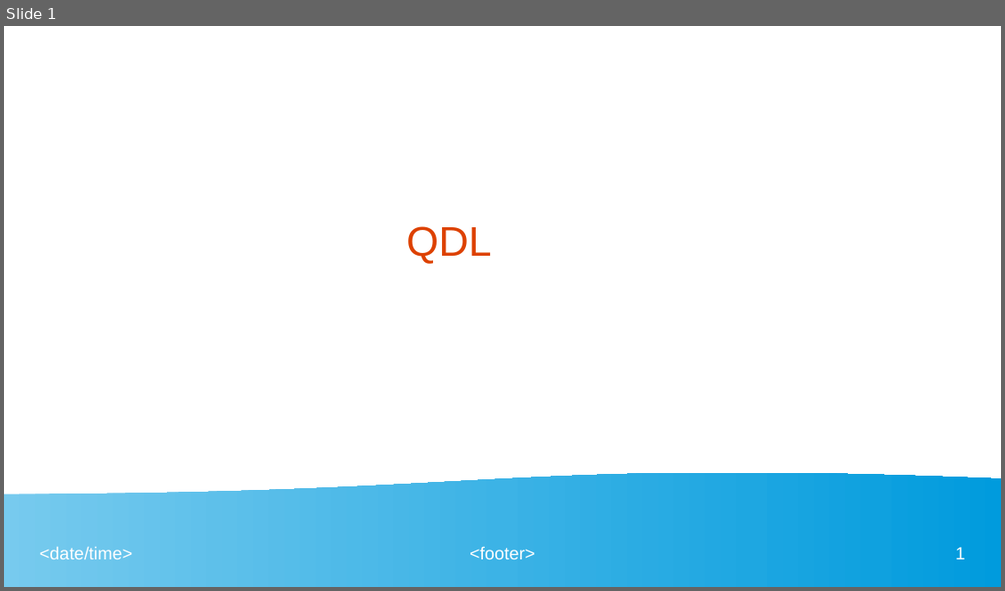
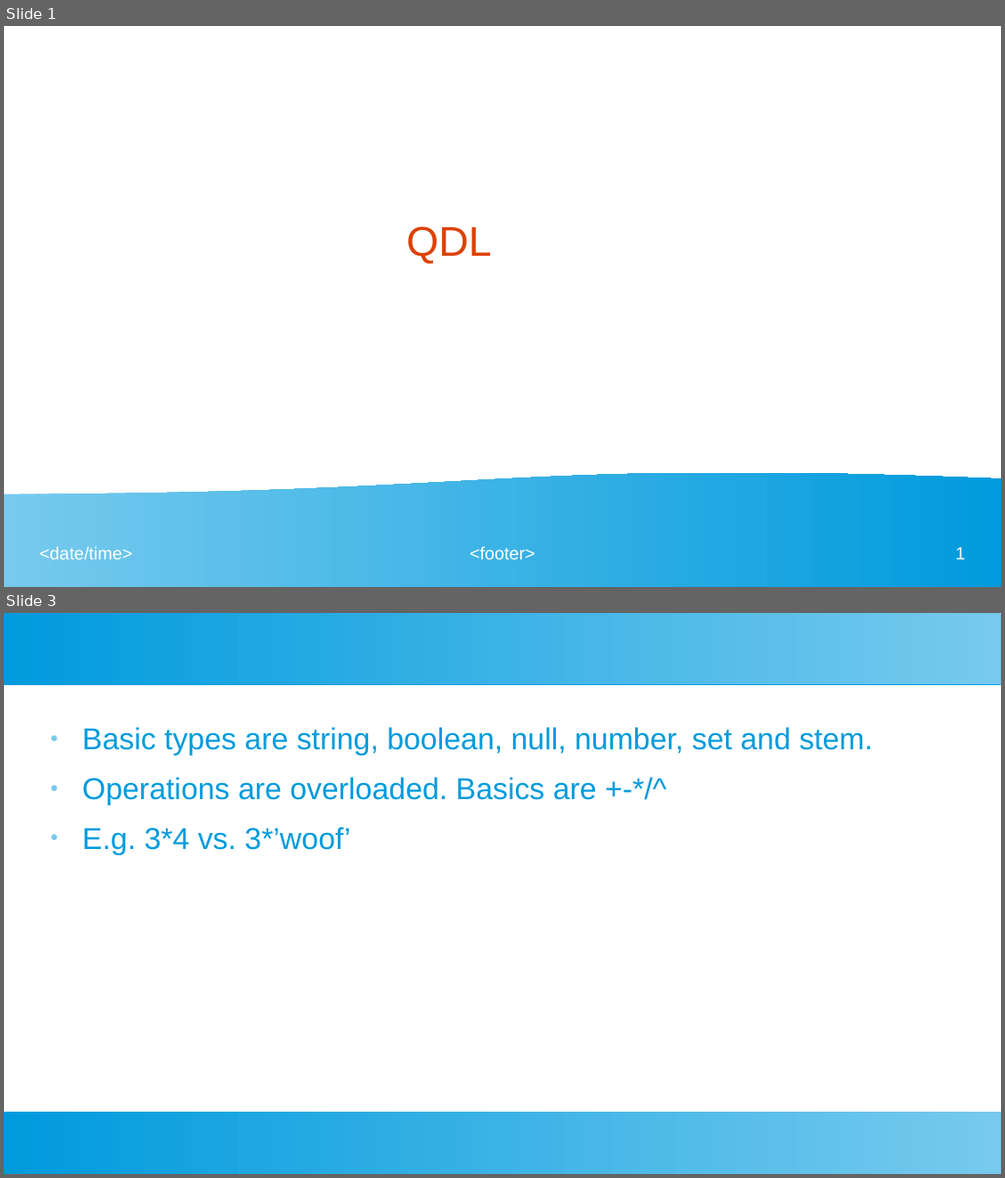
Before and after one commit to ncsa/qdl, a slide deck: language/src/main/docs/qdl-presentation.odp. Shown one above the other, each under a label of ours: slide 1 before the commit, slides 1 and 3 after it; the slides between them are not shown. The pictures are 1005x591 and 1005x1178 pixels, drawn with LibreOffice and Linux fonts; fonts in the diff are those of the drawing. Boxes give left, top, right and bottom in pixels: in the first picture for what was removed or moved away, otherwise in the second. Text is boxed around its words. In the diff, an @@ line names an element or a change of style, - is before the commit and + after.

```diff
--- a/language/src/main/docs/qdl-presentation.odp
+++ b/language/src/main/docs/qdl-presentation.odp
@@ slide 3 added at (4, 613, 1001, 1174), background #FFFFFF @@
@@ rectangle added at (4, 613, 1001, 684), fill gradient #77CAEE to #75C9EE to #73C9ED to #71C8ED to #6FC7ED to #6EC6ED @@
@@ text added at (82, 727, 873, 854), 24 pt, text #009BDD @@
+● Basic types are string, boolean, null, number, set and stem.
+● Operations are overloaded. Basics are +-*/^
+● E.g. 3*4 vs. 3*’woof’
@@ rectangle added at (4, 1111, 1001, 1174), fill gradient #77CAEE to #75C9EE to #73C9ED to #71C8ED to #6FC7ED to #6EC6ED @@
```
Also in this commit, not shown: 2 other slides added, 1 slide removed, 10 other files.
